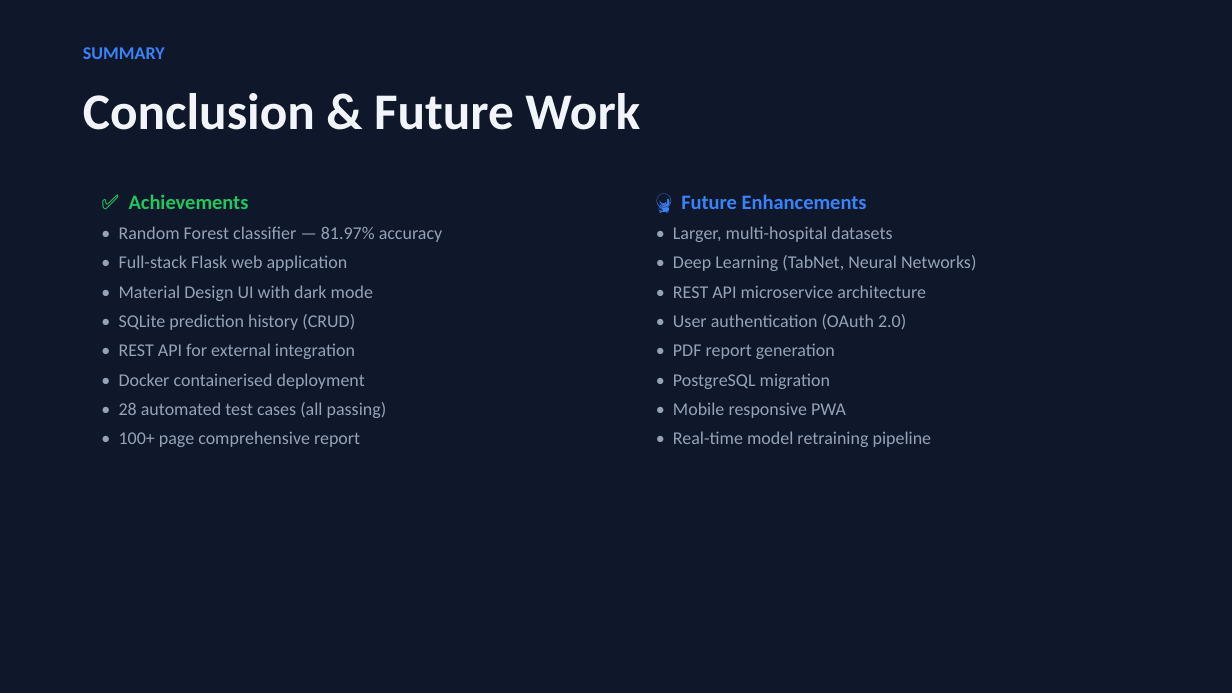
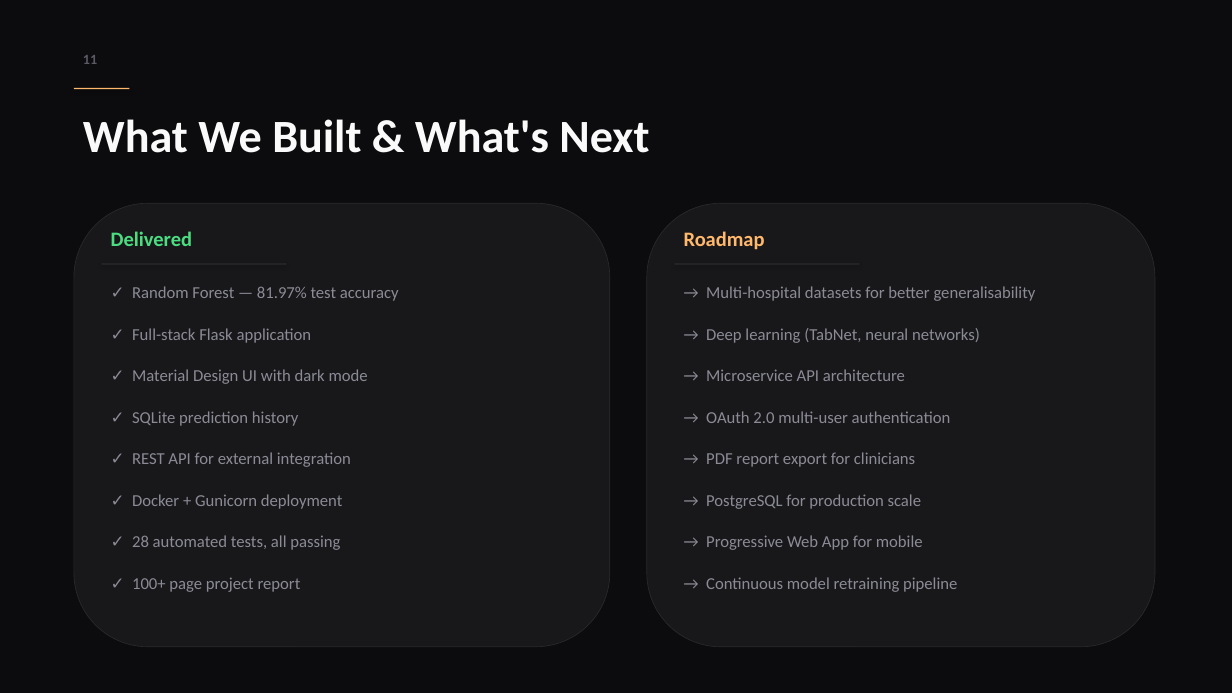
Before and after one commit to sandeeep-kr/HeartDiseaseProject, a slide deck: slide 13 of CardioPredict_Presentation.pptx. Drawn at 1232x693 pixels with LibreOffice and Linux fonts; fonts in the diff are those of the drawing. Boxes give left, top, right and bottom in pixels: in the first picture for what was removed or moved away, otherwise in the second. Text is boxed around its words. In the diff, an @@ line names an element or a change of style, - is before the commit and + after.

```diff
--- a/CardioPredict_Presentation.pptx
+++ b/CardioPredict_Presentation.pptx
@@ background #0F172A to #0C0C0E @@
@@ text at bbox=[83, 55, 97, 64]: text changed; size 14 to 11 pt; text colour #3B82F6 to #5A5A65 @@
-SUMMARY
+11
@@ rectangle added at bbox=[74, 88, 129, 89], fill #FFB86C @@
@@ text removed at bbox=[83, 93, 640, 130] @@
-Conclusion & Future Work
@@ text added at bbox=[83, 119, 649, 153], 36 pt, text #FAFAFA, bold @@
+What We Built & What's Next
@@ rounded rectangle added at bbox=[74, 203, 610, 647], fill #18181B, outline #2A2A2E 0.5 pt @@
@@ text removed at bbox=[119, 194, 442, 447] @@
-✅ Achievements
-• Random Forest classifier — 81.97% accuracy
-• Full-stack Flask web application
-• Material Design UI with dark mode
-• SQLite prediction history (CRUD)
-• REST API for external integration
-• Docker containerised deployment
-• 28 automated test cases (all passing)
-• 100+ page comprehensive report
@@ rounded rectangle added at bbox=[647, 203, 1155, 647], fill #18181B, outline #2A2A2E 0.5 pt @@
@@ text removed at bbox=[673, 194, 976, 447] @@
-🔮 Future Enhancements
-• Larger, multi-hospital datasets
-• Deep Learning (TabNet, Neural Networks)
-• REST API microservice architecture
-• User authentication (OAuth 2.0)
-• PDF report generation
-• PostgreSQL migration
-• Mobile responsive PWA
-• Real-time model retraining pipeline
@@ text added at bbox=[111, 231, 192, 246], 16 pt, text #4ADE80, bold @@
+Delivered
@@ text added at bbox=[684, 231, 765, 250], 16 pt, text #FFB86C, bold @@
+Roadmap
@@ rectangle added at bbox=[102, 263, 287, 264], fill #2A2A30 @@
@@ rectangle added at bbox=[675, 263, 860, 264], fill #2A2A30 @@
@@ text added at bbox=[132, 286, 399, 301], 13 pt, text #8B8B96 @@
+✓ Random Forest — 81.97% test accuracy
@@ text added at bbox=[706, 286, 1036, 301], 13 pt, text #8B8B96 @@
+→ Multi-hospital datasets for better generalisability
@@ text added at bbox=[132, 328, 312, 343], 13 pt, text #8B8B96 @@
+✓ Full-stack Flask application
@@ text added at bbox=[706, 328, 980, 343], 13 pt, text #8B8B96 @@
+→ Deep learning (TabNet, neural networks)
@@ text added at bbox=[132, 369, 368, 384], 13 pt, text #8B8B96 @@
+✓ Material Design UI with dark mode
@@ text added at bbox=[706, 369, 905, 381], 13 pt, text #8B8B96 @@
+→ Microservice API architecture
@@ text added at bbox=[132, 411, 298, 426], 13 pt, text #8B8B96 @@
+✓ SQLite prediction history
@@ text added at bbox=[706, 411, 951, 423], 13 pt, text #8B8B96 @@
+→ OAuth 2.0 multi-user authentication
@@ text added at bbox=[132, 452, 351, 467], 13 pt, text #8B8B96 @@
+✓ REST API for external integration
@@ text added at bbox=[706, 452, 915, 467], 13 pt, text #8B8B96 @@
+→ PDF report export for clinicians
@@ text added at bbox=[132, 494, 343, 509], 13 pt, text #8B8B96 @@
+✓ Docker + Gunicorn deployment
@@ text added at bbox=[706, 494, 921, 509], 13 pt, text #8B8B96 @@
+→ PostgreSQL for production scale
@@ text added at bbox=[132, 535, 340, 550], 13 pt, text #8B8B96 @@
+✓ 28 automated tests, all passing
@@ text added at bbox=[706, 535, 923, 550], 13 pt, text #8B8B96 @@
+→ Progressive Web App for mobile
@@ text added at bbox=[132, 577, 301, 592], 13 pt, text #8B8B96 @@
+✓ 100+ page project report
@@ text added at bbox=[706, 577, 957, 592], 13 pt, text #8B8B96 @@
+→ Continuous model retraining pipeline
```
Also in this commit, not shown: 9 other slides changed, 4 slides added, 4 slides removed, 1 other file.
